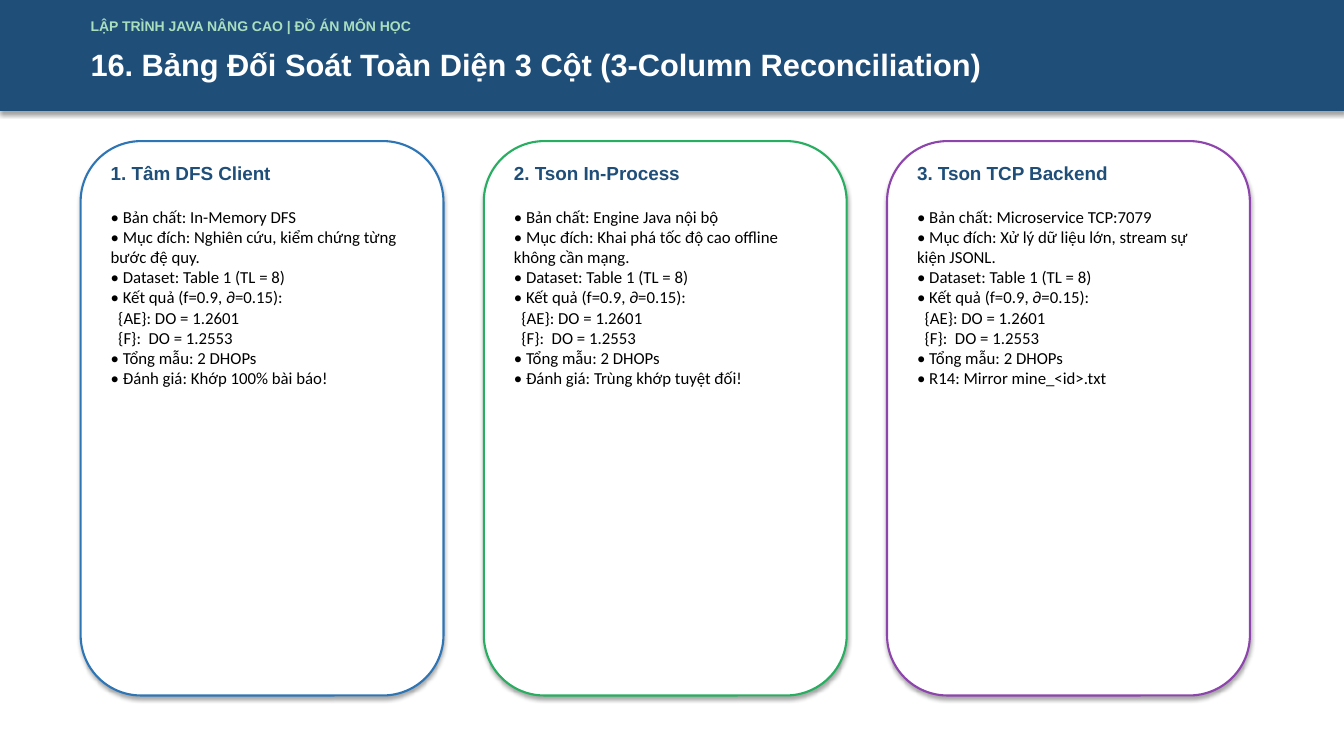
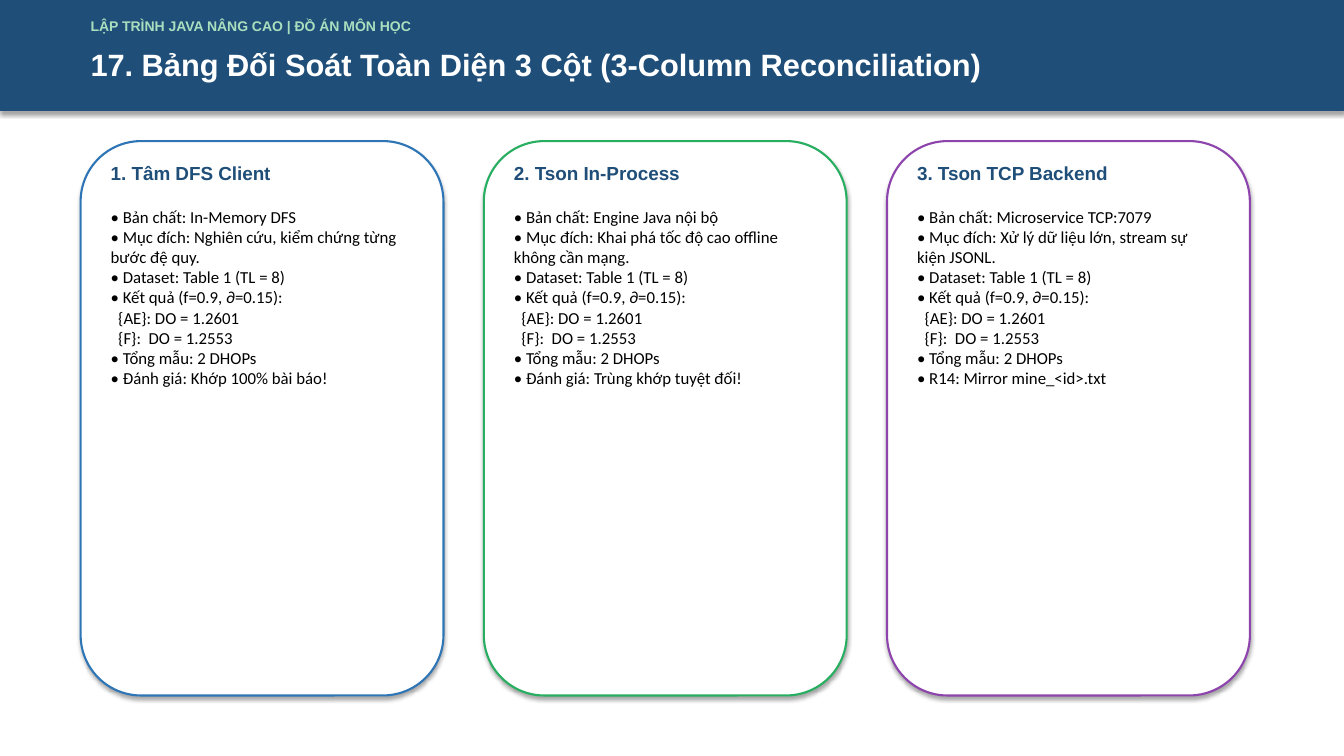
Before and after one commit to 2312741-sudo/javanc, a slide deck: slide 17 of docs/ThuyetTrinh_DeTai_DHOPM_2312741_NguyenThanhTam.pptx (slide 16 before the commit). Drawn at 1344x756 pixels with LibreOffice and Linux fonts; fonts in the diff are those of the drawing. Boxes give left, top, right and bottom in pixels: in the first picture for what was removed or moved away, otherwise in the second. Text is boxed around its words. In the diff, an @@ line names an element or a change of style, - is before the commit and + after.

```diff
--- a/docs/ThuyetTrinh_DeTai_DHOPM_2312741_NguyenThanhTam.pptx
+++ b/docs/ThuyetTrinh_DeTai_DHOPM_2312741_NguyenThanhTam.pptx
@@ text at (91, 52, 981, 81): text changed @@
-16. Bảng Đối Soát Toàn Diện 3 Cột (3-Column Reconciliation)
+17. Bảng Đối Soát Toàn Diện 3 Cột (3-Column Reconciliation)
```
Also in this commit, not shown: 7 other slides changed, 1 slide added, 4 other files.
